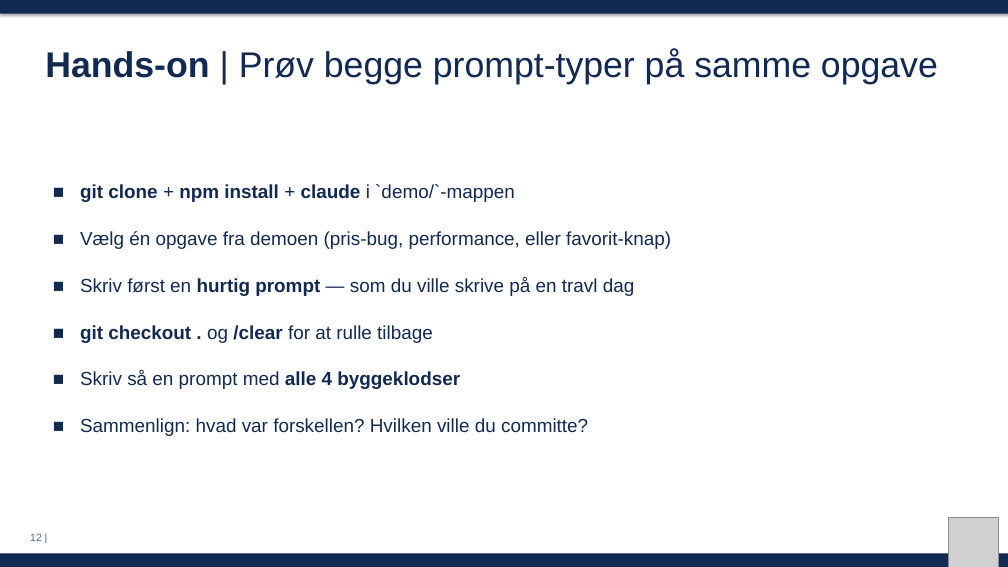
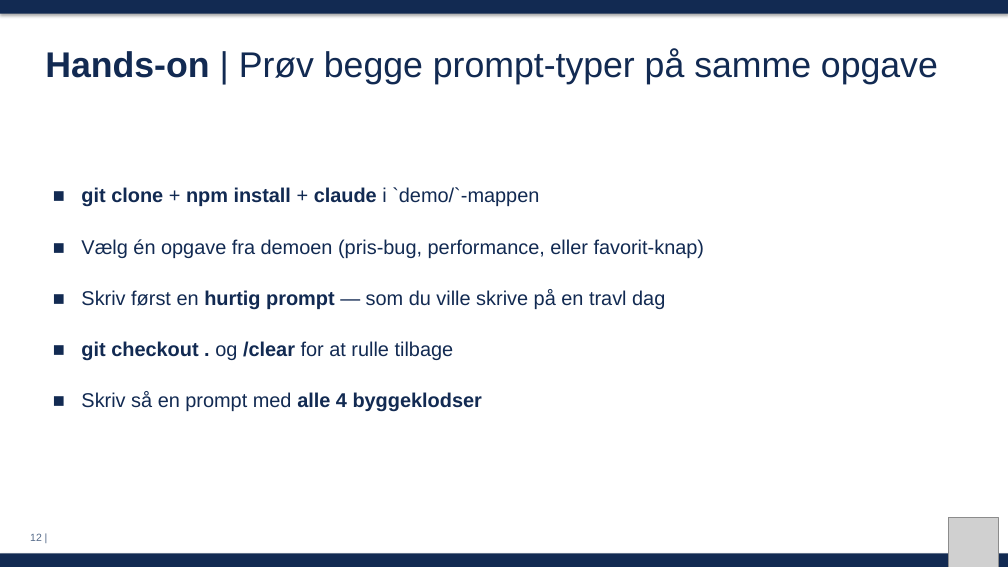
Before and after one commit to MatiasGramkow/EDCxClaudeWorkshop, a slide deck: slide 12 of slides/session1.pptx. Drawn at 1008x567 pixels with LibreOffice and Linux fonts; fonts in the diff are those of the drawing; grey boxes stand for pictures. Boxes give left, top, right and bottom in pixels: in the first picture for what was removed or moved away, otherwise in the second. Text is boxed around its words. In the diff, an @@ line names an element or a change of style, - is before the commit and + after.

```diff
--- a/slides/session1.pptx
+++ b/slides/session1.pptx
@@ text "■ git clone + npm ..." at <box>81,187,705,412</box>: size 18 to 19 pt; line spacing 1.6 to 1.7 @@
@@ text at <box>80,418,588,436</box>: paragraph removed @@
-■ Sammenlign: hvad var forskellen? Hvilken ville du committe?
```
Also in this commit, not shown: 1 other slide changed, 1 other file.
